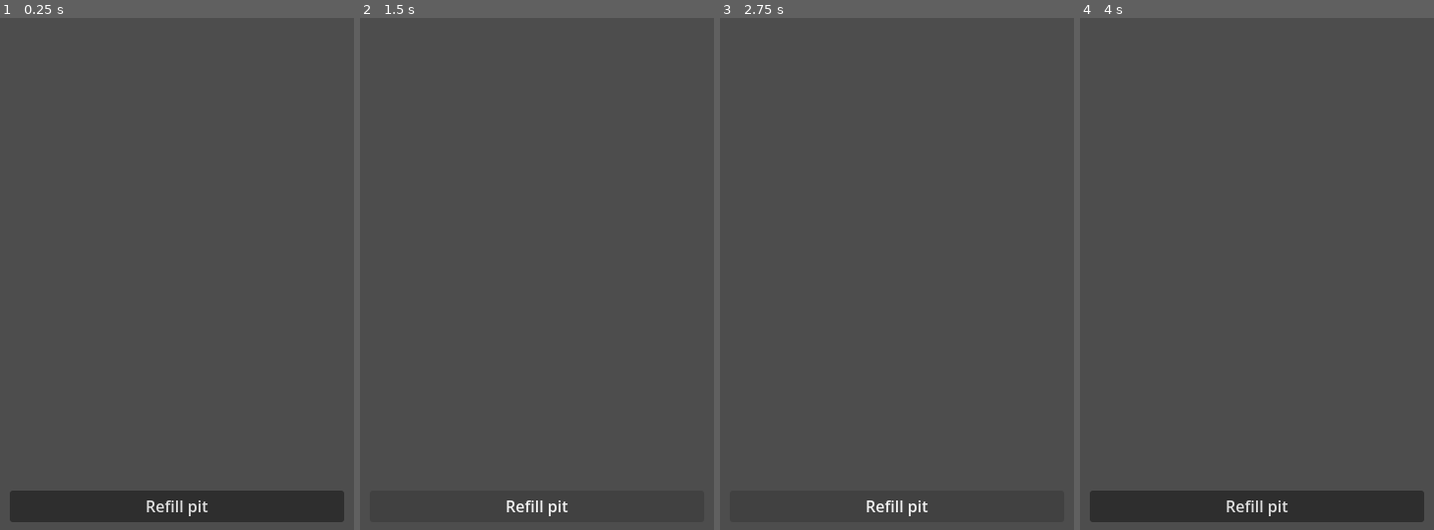
Above: before the commit, frames 1-4 (left to right).
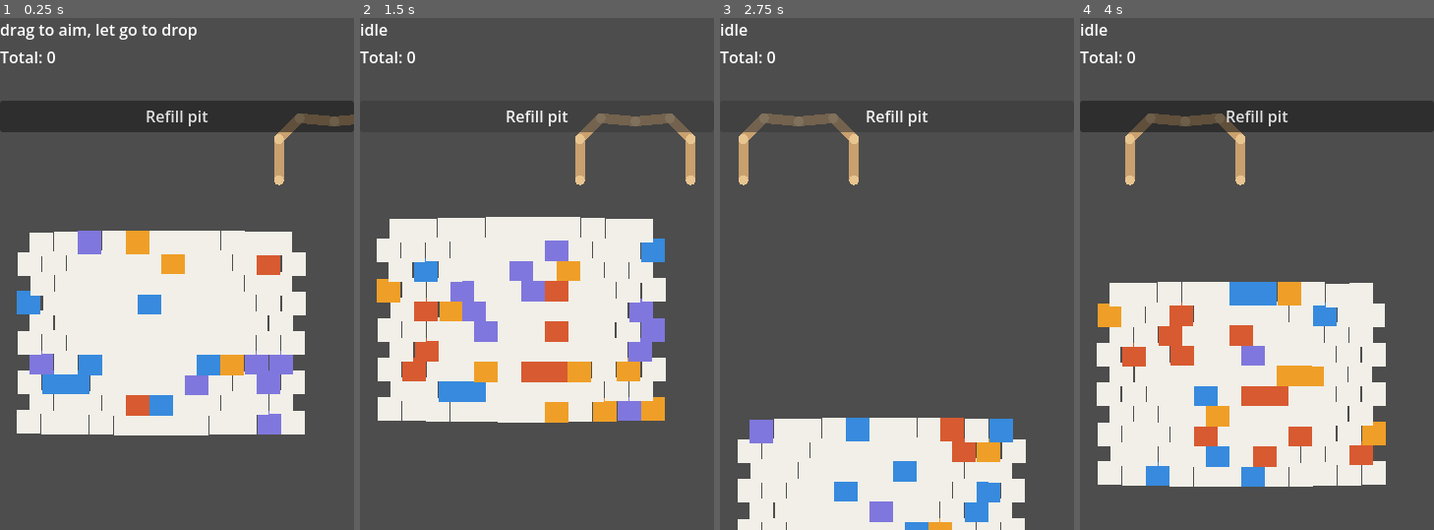
Above: after the commit, the same moments.

Repository: D-Koder/clawgame
Game: Godot game, scene res://Main.tscn
The game is run twice, just before and just after one commit, with the same random seed, the same clock (stepped at 60 frames per second) and the same inputs.
Inputs (mouse positions are in pixels of both pictures, inside the frame that each line leads up to):
- Up to frame 1 (0.25 s): no input
- Up to frame 2 (1.5 s): click "Refill pit" at 0.5 s; click "Refill pit" at 1.25 s
- Up to frame 3 (2.75 s): click "Refill pit" at 2 s
- Up to frame 4 (4 s): move the mouse to (1334, 248) at 2.77 s; click (1334, 248) at 2.92 s; tap Enter at 3.5 s; drag from (1186, 299) to (1239, 376) at 3.52 s

The runs differ from the first frame. In frame 1, 43% of the frame differs, in the area x 0-100%, y 1-99%; in frame 2, 33%; in frame 3, 18%; in frame 4, 43%.
Error before the commit: Invalid assignment of property or key 'config' with value of type 'Resource (GameConfig)' on a base object of type 'null instance'. (res://Main.gd:13)

Commit message:
Add missing scene files: Claw, PitSpawner, HUD
Created separate scene files that Main.gd was referencing:
- scenes/Claw.tscn with Claw.gd script
- scenes/PitSpawner.tscn with PitSpawner.gd script
- scenes/HUD.tscn with HUD.gd script and UI structure

Updated Main.tscn to instance these scenes and updated Main.gd to reference correct button path.
Fixes 'Node not found' errors that were preventing the game from running.

Co-Authored-By: Claude Haiku 4.5 <noreply@anthropic.com>
Claude-Session: https://claude.ai/code/session_01UTCJuEiW1CBSUr4W2R1D3j

Diff:
--- a/Main.gd
+++ b/Main.gd
@@ -3,7 +3,7 @@
 @onready var claw = $Claw
 @onready var pit_spawner = $PitSpawner
 @onready var hud = $HUD
-@onready var reset_button = $HUD/ResetButton
+@onready var reset_button = $HUD/VBoxContainer/ResetButton
 
 var config: GameConfig
 
--- a/Main.tscn
+++ b/Main.tscn
@@ -1,15 +1,19 @@
-[gd_scene format=3 uid="uid://bowmimlb16367"]
+[gd_scene load_steps=5 format=3 uid="uid://bowmimlb16367"]
 
 [ext_resource type="Script" uid="uid://ckw6nf17tt5qn" path="res://Main.gd" id="1"]
+[ext_resource type="PackedScene" uid="uid://duh8yxaq3mkud" path="res://scenes/Claw.tscn" id="2"]
+[ext_resource type="PackedScene" uid="uid://c3lfbfndsj7q7" path="res://scenes/PitSpawner.tscn" id="3"]
+[ext_resource type="PackedScene" uid="uid://b5kgu4vcl4g2r" path="res://scenes/HUD.tscn" id="4"]
 
 [node name="Main" type="Node2D" unique_id=316129698]
 script = ExtResource("1")
 
-[node name="UI" type="CanvasLayer" parent="." unique_id=363037181]
+[node name="Claw" parent="." instance=ExtResource("2")]
 
-[node name="ResetButton" type="Button" parent="UI" unique_id=325454688]
-offset_left = 10.0
-offset_top = 480.0
-offset_right = 350.0
-offset_bottom = 512.0
+[node name="PitSpawner" parent="." instance=ExtResource("3")]
+
+[node name="HUD" parent="." instance=ExtResource("4")]
+
+[node name="ResetButton" type="Button" parent="HUD/VBoxContainer"]
+custom_minimum_size = Vector2(330, 32)
 text = "Refill pit"
--- /dev/null
+++ b/scenes/Claw.tscn
@@ -0,0 +1,6 @@
+[gd_scene load_steps=2 format=3 uid="uid://duh8yxaq3mkud"]
+
+[ext_resource type="Script" path="res://scripts/Claw.gd" id="1"]
+
+[node name="Claw" type="Node2D"]
+script = ExtResource("1")
--- /dev/null
+++ b/scenes/HUD.tscn
@@ -0,0 +1,23 @@
+[gd_scene load_steps=2 format=3 uid="uid://b5kgu4vcl4g2r"]
+
+[ext_resource type="Script" path="res://scripts/HUD.gd" id="1"]
+
+[node name="HUD" type="CanvasLayer"]
+script = ExtResource("1")
+
+[node name="VBoxContainer" type="VBoxContainer" parent="."]
+anchors_ready = true
+anchor_right = 1.0
+anchor_bottom = 0.2
+offset_bottom = 104.0
+
+[node name="StateLabel" type="Label" parent="VBoxContainer"]
+custom_minimum_size = Vector2(0, 24)
+text = "drag to aim, let go to drop"
+
+[node name="ScoreLabel" type="Label" parent="VBoxContainer"]
+custom_minimum_size = Vector2(0, 24)
+text = "Total: 0"
+
+[node name="TrayContainer" type="HBoxContainer" parent="VBoxContainer"]
+custom_minimum_size = Vector2(0, 24)
--- /dev/null
+++ b/scenes/PitSpawner.tscn
@@ -0,0 +1,6 @@
+[gd_scene load_steps=2 format=3 uid="uid://c3lfbfndsj7q7"]
+
+[ext_resource type="Script" path="res://scripts/PitSpawner.gd" id="1"]
+
+[node name="PitSpawner" type="Node2D"]
+script = ExtResource("1")
